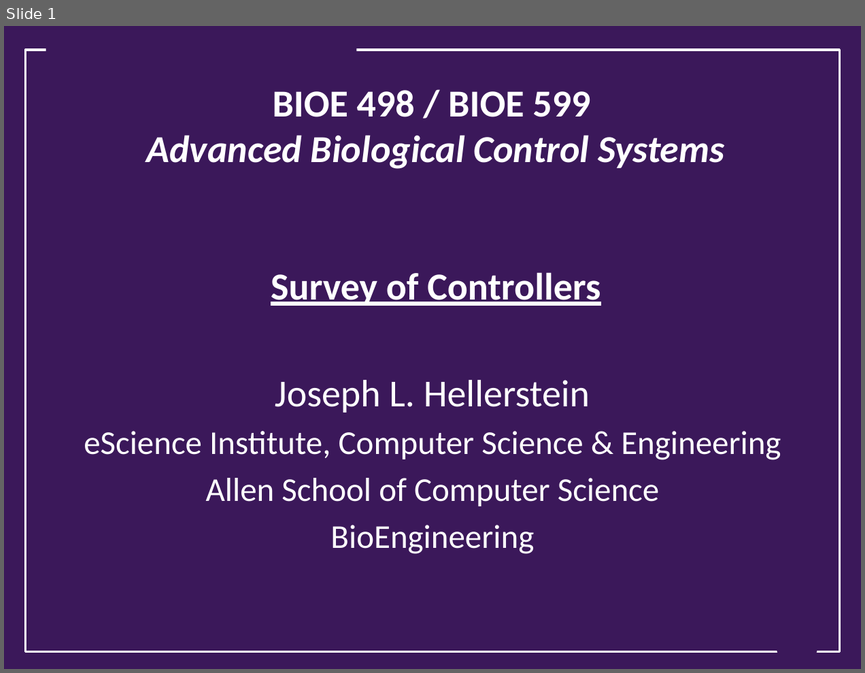
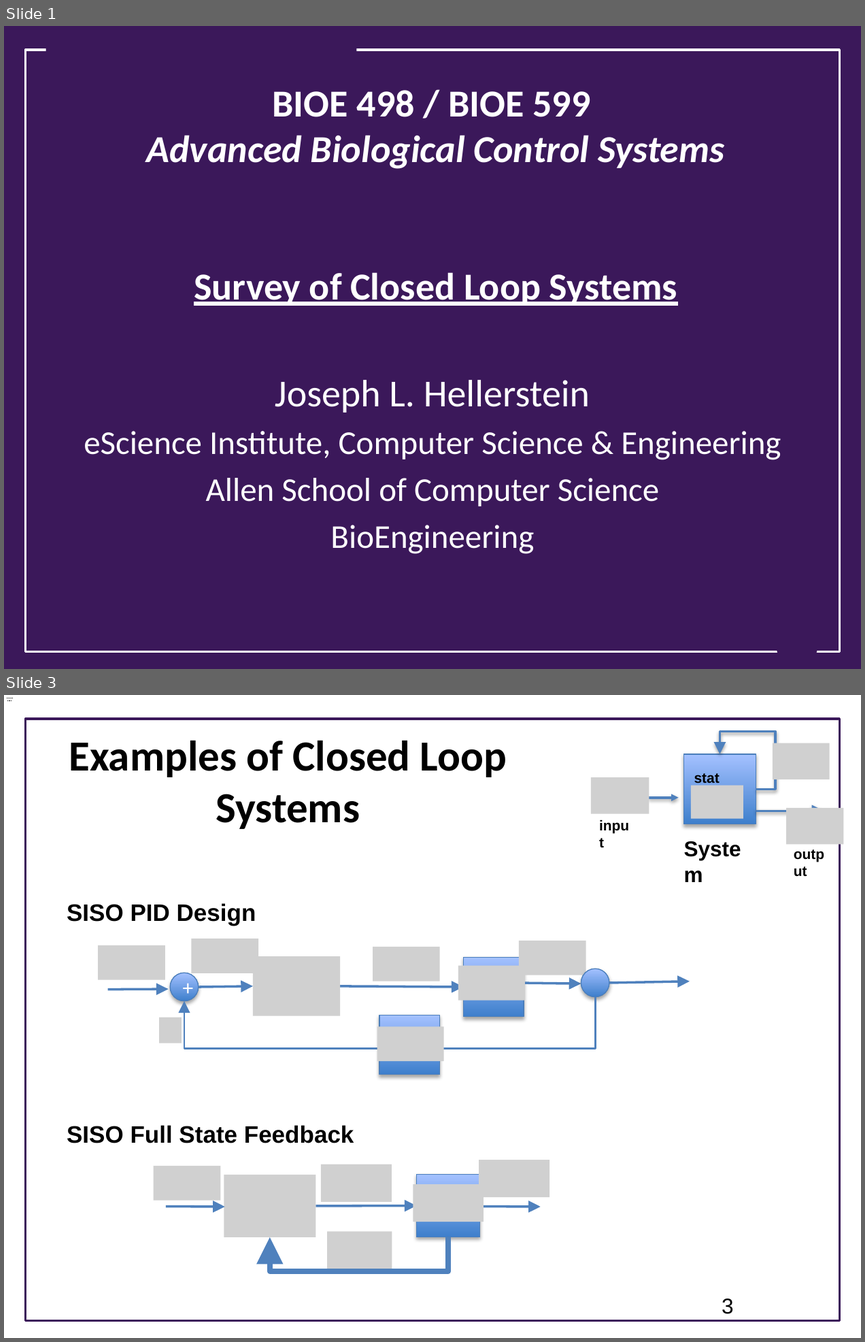
Before and after one commit to joseph-hellerstein/advanced-controls-lectures, a slide deck: Lecture_26-Survey-Of-Closed-Loop-Systems/Survey-Of-Closed-Loop-Systems.pptx. Shown one above the other, each under a label of ours: slide 1 before the commit, slides 1 and 3 after it; the slides between them are not shown. The pictures are 865x673 and 865x1342 pixels, drawn with LibreOffice and Linux fonts; fonts in the diff are those of the drawing; grey boxes stand for pictures; background and template pictures are left out. Boxes give left, top, right and bottom in pixels: in the first picture for what was removed or moved away, otherwise in the second. Text is boxed around its words. In the diff, an @@ line names an element or a change of style, - is before the commit and + after.

```diff
--- a/Lecture_26-Survey-Of-Closed-Loop-Systems/Survey-Of-Closed-Loop-Systems.pptx
+++ b/Lecture_26-Survey-Of-Closed-Loop-Systems/Survey-Of-Closed-Loop-Systems.pptx
@@ slide 3 added at [4, 695, 861, 1338], background #FFFFFF @@
@@ rectangle added at [26, 719, 839, 1321], outline #3B185A 1.75 pt @@
@@ title added at [69, 740, 507, 829], 36 pt, text #000000, bold @@
+Examples of Closed Loop Systems
@@ group added at [591, 732, 844, 868]: 4 pictures, 4 texts, 2 arrows, 1 rectangle, 1 elbow arrow @@
+input
+output
+System
+state
@@ group added at [67, 903, 689, 1074]: 8 pictures, 5 arrows, 2 rectangles, 2 ellipses, 1 elbow arrow, 1 text @@
++
+SISO PID Design
@@ group added at [67, 1125, 550, 1272]: 6 pictures, 3 arrows, 1 text, 1 rectangle, 1 elbow arrow @@
+SISO Full State Feedback
@@ page number added at [721, 1298, 734, 1314], 18 pt, text #000000 @@
+3
@@ slide 1 changed as well @@
@@ title at [147, 90, 724, 305]: text changed @@
-BIOE 498 / BIOE 599
-Advanced Biological Control Systems
-Survey of Controllers
+BIOE 498 / BIOE 599
+Advanced Biological Control Systems
+Survey of Closed Loop Systems
```
Also in this commit, not shown: 1 other slide changed, 9 other slides added.
